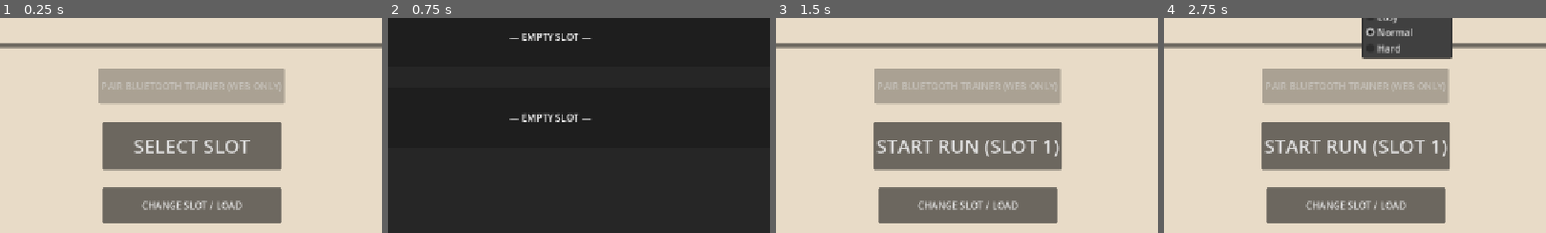
Above: before the commit, frames 1-4 (left to right).
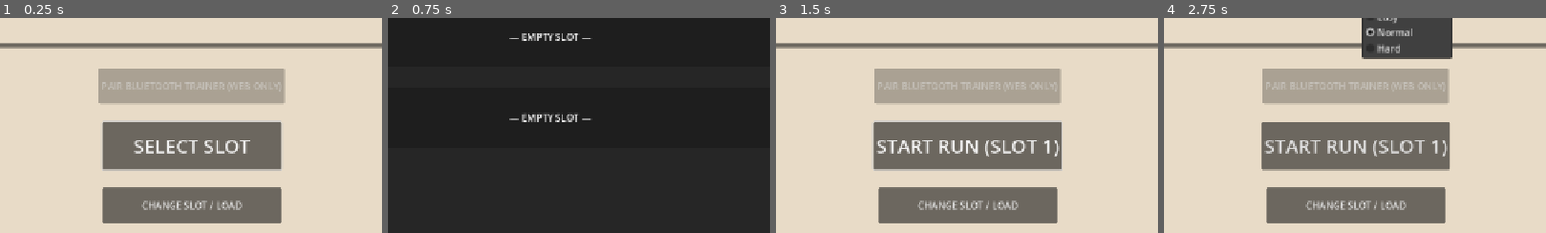
Above: after the commit, the same moments.

Repository: alexkibler/spokes-godot
Game: Godot game, scene res://src/ui/screens/MenuScene.tscn
Two runs of this game, one before a commit and one after it. Both use one fixed random seed, a clock stepped at 60 frames per second and the inputs below.
Inputs:
- Up to frame 1 (0.25 s): no input
- Up to frame 2 (0.75 s): click "CHANGE SLOT / LOAD" at 0.5 s
- Up to frame 3 (1.5 s): click "NEW GAME" at 1.25 s
- Up to frame 4 (2.75 s): click "Normal" at 2 s
The pictures show only the part of the screen within x 25-75%, y 50-100%; the shares and areas given below are measured in that part.

The runs differ from the first frame. In frame 1, 0.5% of the frame differs, in the area x 26-74%, y 48-72%; in frame 2, nothing differs; in frame 3, 0.4%; in frame 4, nothing differs.

Commit message:
Add full controller support to menus and UI
- Bound the controller Start button to `ui_cancel` to open the pause menu from the game or map.
- Added `grab_focus()` calls to the primary interactable element in all UI screens (`MenuScene`, `PauseOverlay`, `SaveSelectionScene`, `RewardOverlay`, `EliteOverlay`, `ShopOverlay`, `VictoryScene`, `EventOverlay`, `EquipmentOverlay`, `DiscoveryOverlay`) so that keyboard and controller directional navigation is enabled immediately upon opening the menus.

Diff:
--- a/project.godot
+++ b/project.godot
@@ -54,6 +54,7 @@
 "deadzone": 0.5,
 "events": [Object(InputEventKey,"resource_local_to_scene":false,"resource_name":"","device":0,"window_id":0,"alt_presse …(194 unchanged characters)…
 , Object(InputEventJoypadButton,"resource_local_to_scene":false,"resource_name":"","device":0,"button_index":1,"pressure":0.0,"pressed":false,"script":null)
+, Object(InputEventJoypadButton,"resource_local_to_scene":false,"resource_name":"","device":0,"button_index":6,"pressure":0.0,"pressed":false,"script":null)
 ]
 }
 ui_left={
--- a/src/features/progression/VictoryScene.gd
+++ b/src/features/progression/VictoryScene.gd
@@ -46,8 +46,11 @@
     var work_kj: float = (avg_p * float(total_seconds)) / 1000.0
     work_value.text = "%d kJ" % int(round(work_kj))
 
-func _on_return_pressed() -> void:
-    # Delete the save for the current run as it's completed (victory!)
+    var return_btn: Button = $CenterContainer/VBoxContainer/ReturnButton as Button
+    if return_btn:
+        return_btn.grab_focus()
+
+func _on_return_pressed() -> void:    # Delete the save for the current run as it's completed (victory!)
     if RunManager.current_slot_index != -1:
         SaveManager.delete_save(RunManager.current_slot_index)
 
--- a/src/ui/screens/DiscoveryOverlay.gd
+++ b/src/ui/screens/DiscoveryOverlay.gd
@@ -34,6 +34,8 @@
 	else:
 		keep_btn.text = "STASH IN BAG"
 
+	equip_btn.grab_focus()
+
 func _on_equip_pressed() -> void:
 	RunManager.equip_item(current_item_id)
 	choice_made.emit()
--- a/src/ui/screens/EliteOverlay.gd
+++ b/src/ui/screens/EliteOverlay.gd
@@ -47,6 +47,8 @@
 				_on_accept_pressed()
 		)
 
+	accept_btn.grab_focus()
+
 func _on_accept_pressed() -> void:
 	challenge_accepted.emit(current_challenge)
 	queue_free()
--- a/src/ui/screens/EquipmentOverlay.gd
+++ b/src/ui/screens/EquipmentOverlay.gd
@@ -26,6 +26,11 @@
 	if is_inside_tree():
 		_build_slots()
 		_build_inventory()
+
+		if not get_viewport().gui_get_focus_owner():
+			var close_btn: Button = get_node_or_null("CenterContainer/PanelContainer/MarginContainer/VBoxContainer/CloseButton")
+			if close_btn:
+				close_btn.grab_focus()
 
 func _build_slots() -> void:
 	for child in slot_container.get_children():
--- a/src/ui/screens/EventOverlay.gd
+++ b/src/ui/screens/EventOverlay.gd
@@ -81,6 +81,7 @@
 	title_label.text = "SHADY MECHANIC"
 	desc_label.text = "A mysterious mechanic offers you a " + str(current_item["label"]) + " if you let him 'tune' your bike. It looks risky..."
 	attempt_btn.text = "ATTEMPT (%d%% CHANCE)" % int(success_chance * 100)
+	attempt_btn.grab_focus()
 
 func _on_attempt_pressed() -> void:
 	var roll: float = randf()
@@ -104,6 +105,12 @@
 	outcome_desc.text = desc
 	outcome_title.add_theme_color_override("font_color", Color.GREEN if success else Color.RED)
 
+	var close_btn: Button = get_node_or_null("%CloseButton")
+	if not close_btn:
+		close_btn = get_node_or_null("CenterContainer/PanelContainer/OutcomePanel/Margin/VBox/CloseButton")
+	if close_btn:
+		close_btn.grab_focus()
+
 	if RunManager.autoplay_enabled:
 		get_tree().create_timer(2.0).timeout.connect(func() -> void:
 			if is_inside_tree():
--- a/src/ui/screens/MenuScene.gd
+++ b/src/ui/screens/MenuScene.gd
@@ -70,6 +70,7 @@
 		start_btn.text = "SELECT SLOT"
 
 	_on_dist_changed(dist_slider.value)
+	start_btn.grab_focus()
 
 func _exit_tree() -> void:
 	if SignalBus.trainer_power_updated.is_connected(self._on_trainer_power_updated):
--- a/src/ui/screens/PauseOverlay.gd
+++ b/src/ui/screens/PauseOverlay.gd
@@ -21,6 +21,7 @@
 	quit_map_btn.visible = current_scene and current_scene.name == "GameScene"
 
 	get_tree().paused = true
+	resume_btn.grab_focus()
 
 func _exit_tree() -> void:
 	get_tree().paused = false
--- a/src/ui/screens/RewardOverlay.gd
+++ b/src/ui/screens/RewardOverlay.gd
@@ -142,6 +142,9 @@
 		card.pressed.connect(_on_card_pressed.bind(r["id"]))
 		card_container.add_child(card)
 
+	if card_container.get_child_count() > 0:
+		(card_container.get_child(0) as Control).grab_focus()
+
 func _on_card_pressed(reward_id: String) -> void:
 	ContentRegistry.apply_reward(reward_id)
 	reward_selected.emit()
--- a/src/ui/screens/SaveSelectionScene.gd
+++ b/src/ui/screens/SaveSelectionScene.gd
@@ -33,6 +33,9 @@
 		slot_ui.slot_selected.connect(_on_slot_selected)
 		slot_ui.slot_deleted.connect(_on_slot_deleted)
 
+	if slots_container.get_child_count() > 0:
+		(slots_container.get_child(0) as Control).grab_focus()
+
 func _on_slot_selected(index: int, is_empty: bool) -> void:
 	RunManager.current_slot_index = index
 	if is_empty:
--- a/src/ui/screens/ShopOverlay.gd
+++ b/src/ui/screens/ShopOverlay.gd
@@ -46,6 +46,10 @@
 
 	_build_catalog()
 	_build_inventory()
+
+	if not get_viewport().gui_get_focus_owner():
+		if catalog_container.get_child_count() > 0:
+			(catalog_container.get_child(0) as Control).grab_focus()
 
 func _build_catalog() -> void:
 	for child: Node in catalog_container.get_children():
